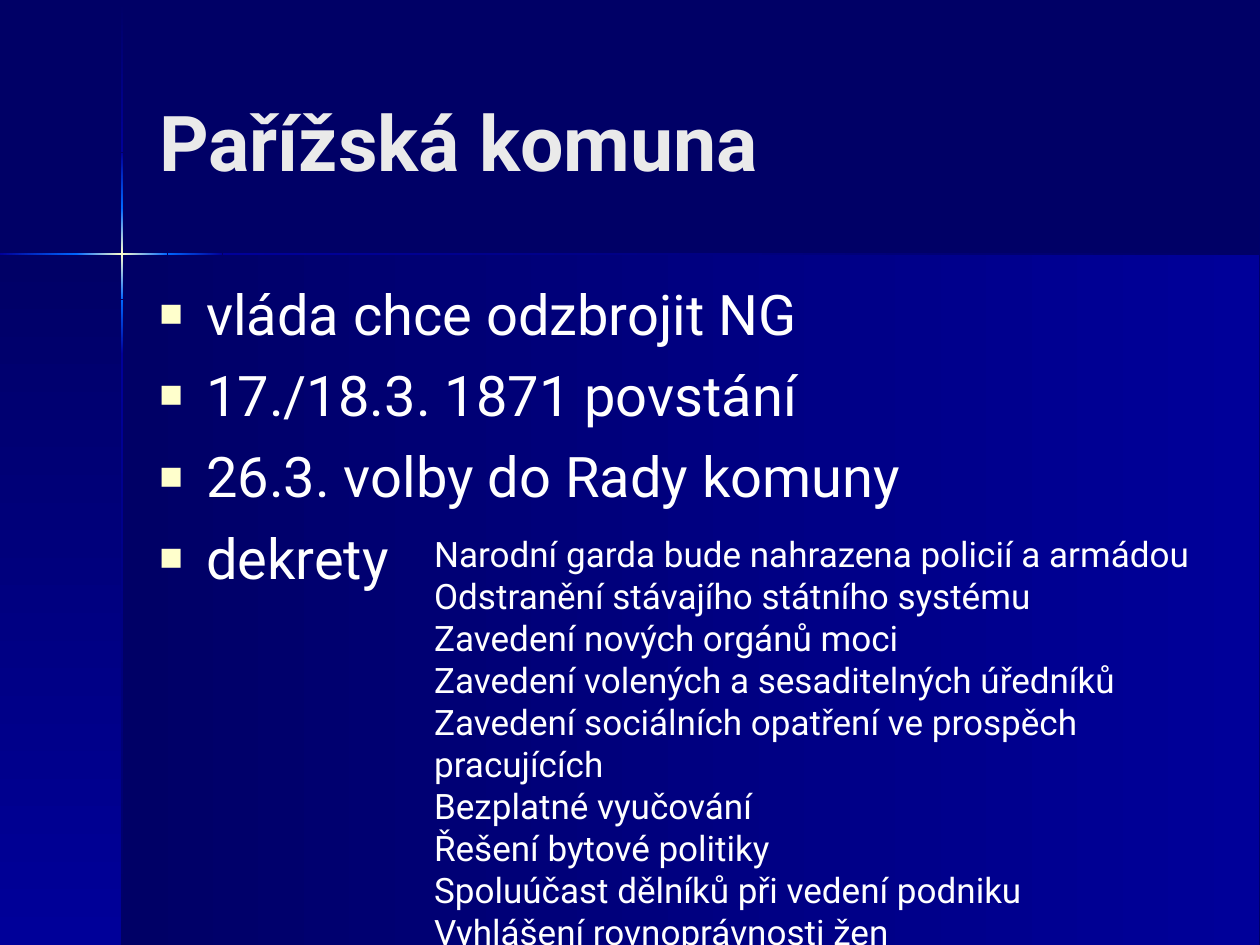
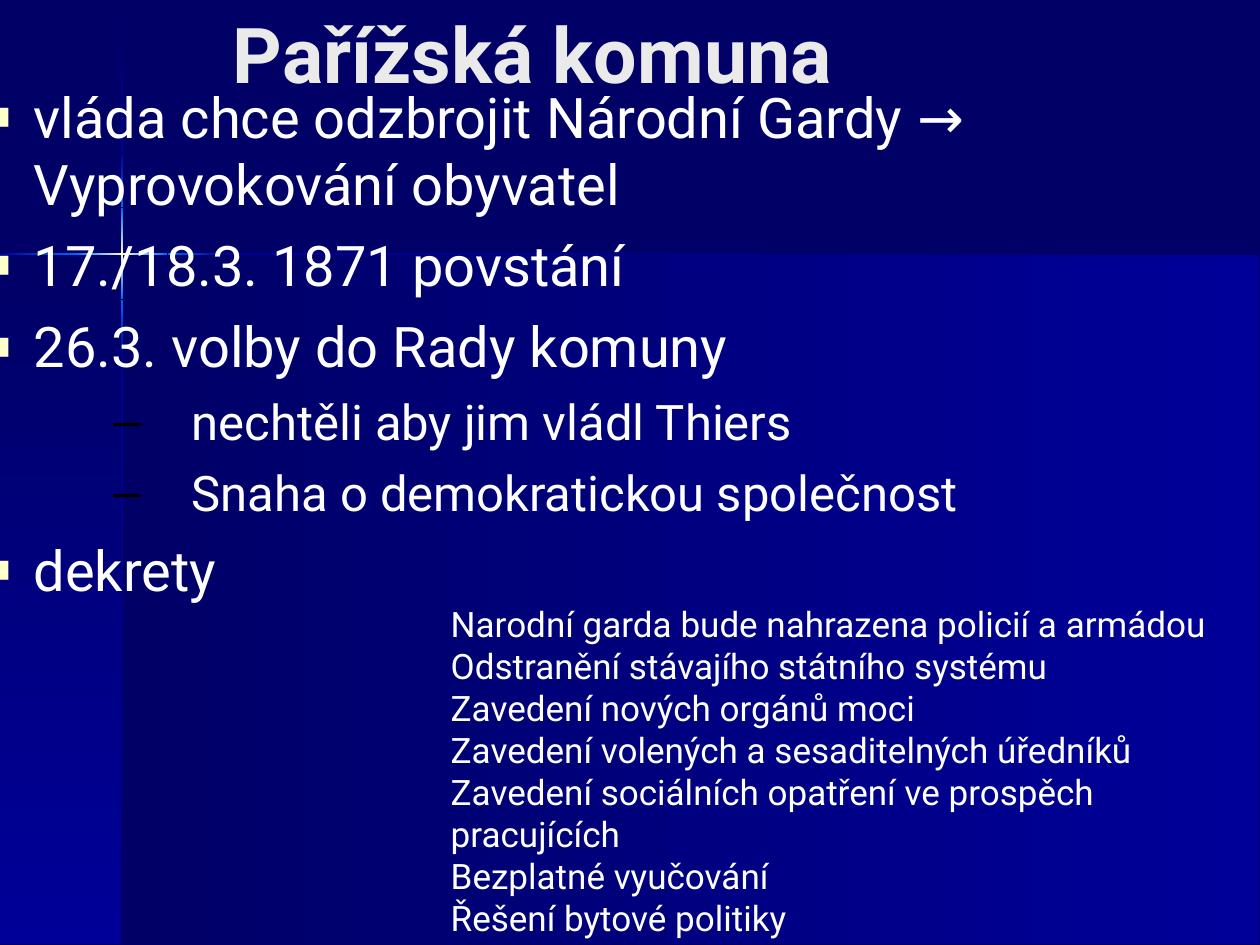
Before and after one commit to JiriKalvoda/zapisky, a slide deck: slide 28 of d/12-MezinarodniVztahy.ppt. Drawn at 1260x945 pixels with LibreOffice and Linux fonts; fonts in the diff are those of the drawing. Boxes give left, top, right and bottom in pixels: in the first picture for what was removed or moved away, otherwise in the second. Text is boxed around its words. In the diff, an @@ line names an element or a change of style, - is before the commit and + after.

```diff
--- a/d/12-MezinarodniVztahy.ppt
+++ b/d/12-MezinarodniVztahy.ppt
@@ title "Pařížská komuna" rewrapped from [159,113,758,172] to [233,25,832,101] @@
@@ text "vláda chce odzbrojit Národní Gardy ...": place and size @@
-text "vláda chce odzbrojit Národní Gardy ..." at [206,293,900,591]
+text "vláda chce odzbrojit Národní Gardy ..." at [34,96,957,603]
@@ text at [34,96,902,219]: text changed @@
-■ vláda chce odzbrojit NG
+■ vláda chce odzbrojit Národní Gardy → Vyprovokování obyvatel
@@ outline redrawn in 9 elements at [122,255,1259,945], [121,1,123,152], [121,355,123,945], [121,300,123,354], [121,152,123,207], [168,253,222,256], [0,255,121,945], [121,208,123,299], [0,253,76,256] @@
@@ text at [192,403,957,521]: paragraphs added @@
+  – nechtěli aby jim vládl Thiers
+  – Snaha o demokratickou společnost
@@ text "Narodní garda bude nahrazena policií ..." rewrapped from [434,540,1189,910] to [451,610,1206,939] @@
```
Also in this commit, not shown: 33 other slides changed.
